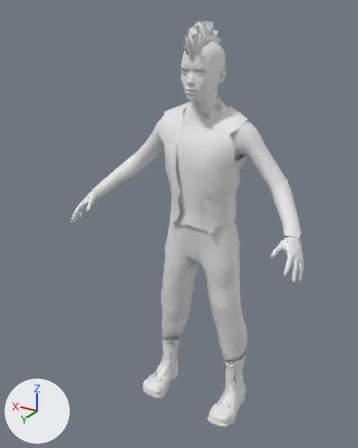
Renders of the Blender file models/blender/male_anarchist.blend from each side of a commit.
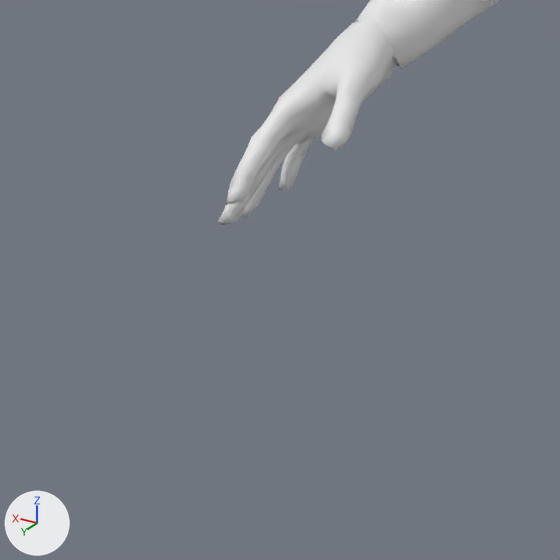
Each version is shown whole from a camera (50 mm lens) standing at (-0.0409, 0.0783, 0.0768) and looking at (0.0021, 0.0066, 0.0409), then close up on the part from 10% to 34% of the width and 42% to 62% of the height. Arrows for +X, +Y and +Z are at lower left; the lights stay in place. Materials are left out; every surface is plain grey.

Names of what the first close-up shows: 'anarchist-base', 'anarchist-turtle_neck'.
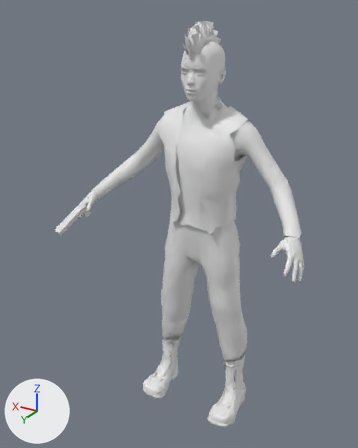
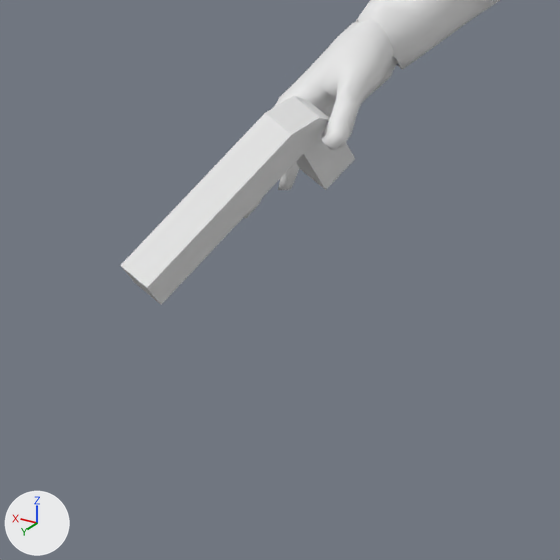
Pixel boxes (x1, y1, x2, y2) of what changed, in the close-ups (560 x 560 px):
```json
{"object": "anarchist-base", "change": "reshaped", "before": [218, 0, 407, 225], "after": [120, 0, 407, 305]}
{"part": 1, "of": "me_anarchist_base", "change": "added", "after": [120, 96, 355, 305]}
```

The change, as JSON lines over the scene's bpy script:
```json
{"block": "me_anarchist_base", "where": "# used by ob_anarchist_base; location = (0.0, 0.0, 0.0); rotation_euler = (1.571, 0.0, -3.142), in degrees (90, 0, -180); scale = (0.00465, 0.00465, 0.00465)"}
{"op": "remove", "block": "me_anarchist_base", "code": "me_anarchist_base.from_pydata(...)  # 4881 vertices, 5259 faces, 1 loose edge; spans x -4.94..4.92, y 8.32..15.57, z -0.48..3.15"}
{"op": "add", "block": "me_anarchist_base", "code": "me_anarchist_base.from_pydata(...)  # 4897 vertices, 5273 faces, 1 loose edge; spans x -4.94..4.92, y 8.25..15.57, z -0.48..4.01"}
{"block": "me_anarchist_base", "change": "me_anarchist_base part 1: a new loose piece of 16 vertices spanning x -4.73..-4.02, y 8.25..9.37, z 2.17..4.01"}
```
